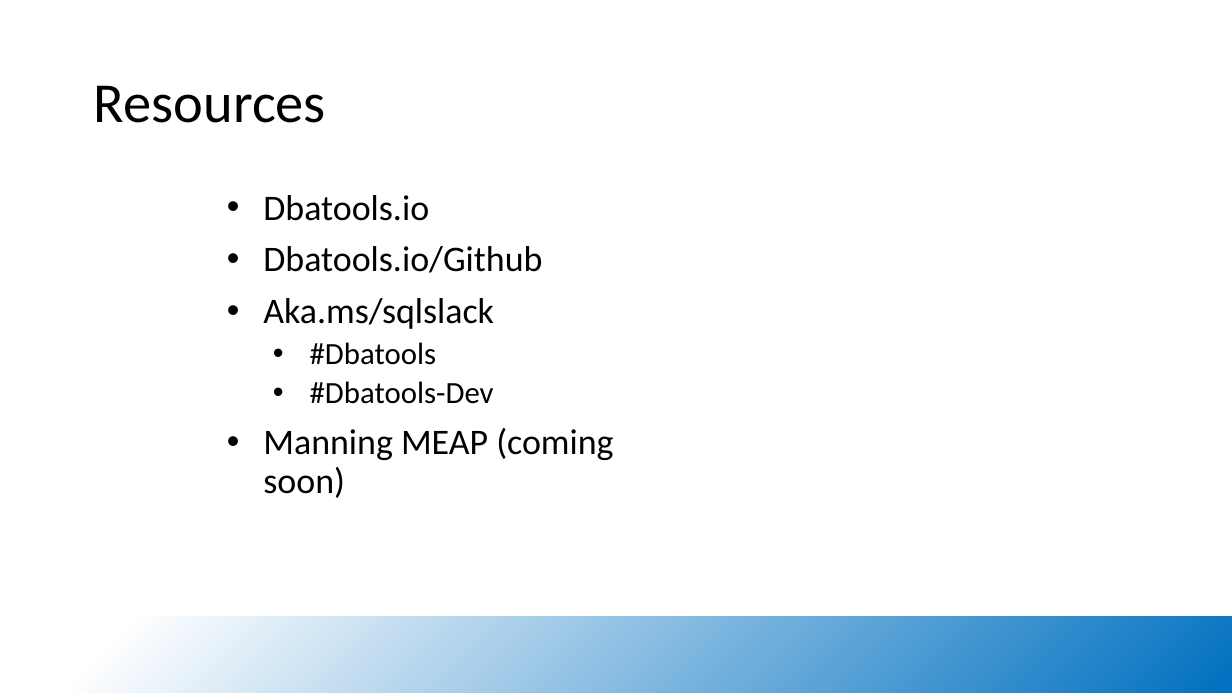
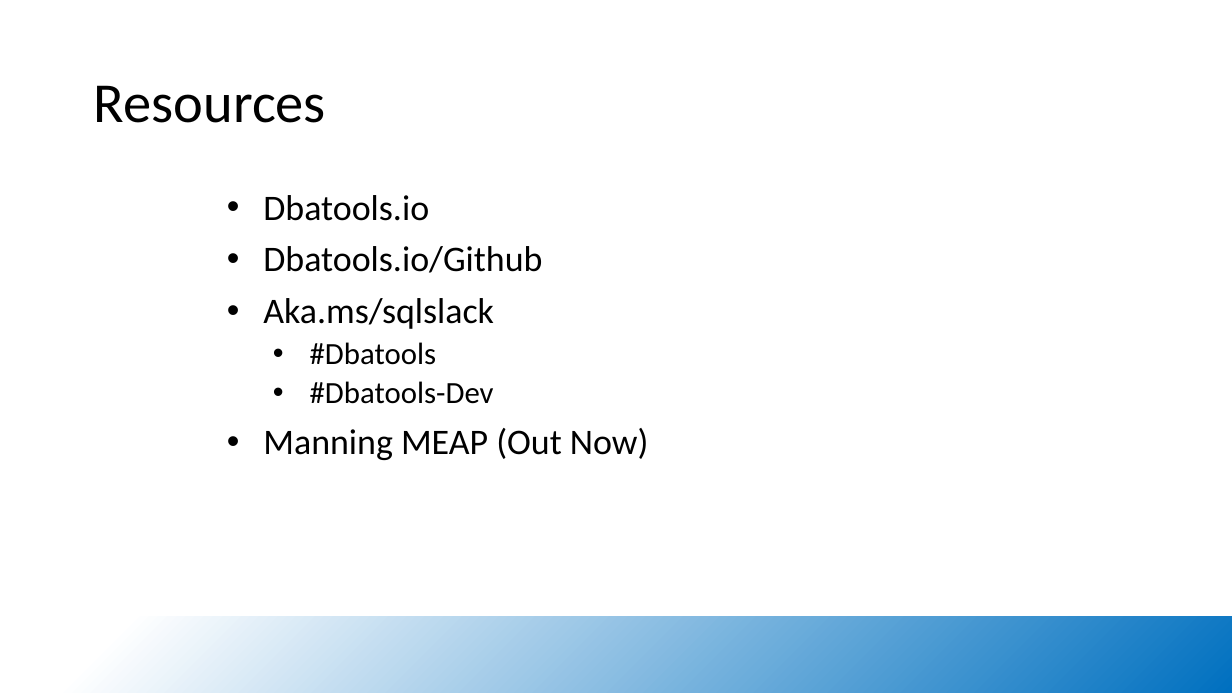
Before and after one commit to dataplat/community-presentations, a slide deck: slide 9 of josh-corrick/UsingDbatoolsToAutomateDeployments.pptx (slide 7 before the commit). Drawn at 1232x693 pixels with LibreOffice and Linux fonts; fonts in the diff are those of the drawing; background and template pictures are left out. Boxes give left, top, right and bottom in pixels: in the first picture for what was removed or moved away, otherwise in the second. Text is boxed around its words. In the diff, an @@ line names an element or a change of style, - is before the commit and + after.

```diff
--- a/josh-corrick/UsingDbatoolsToAutomateDeployments.pptx
+++ b/josh-corrick/UsingDbatoolsToAutomateDeployments.pptx
@@ text at <box>263,428,648,460</box>: text changed @@
-• Manning MEAP (coming soon)
+• Manning MEAP (Out Now)
```
Also in this commit, not shown: 2 other slides changed, 2 slides added, 1 other file.
